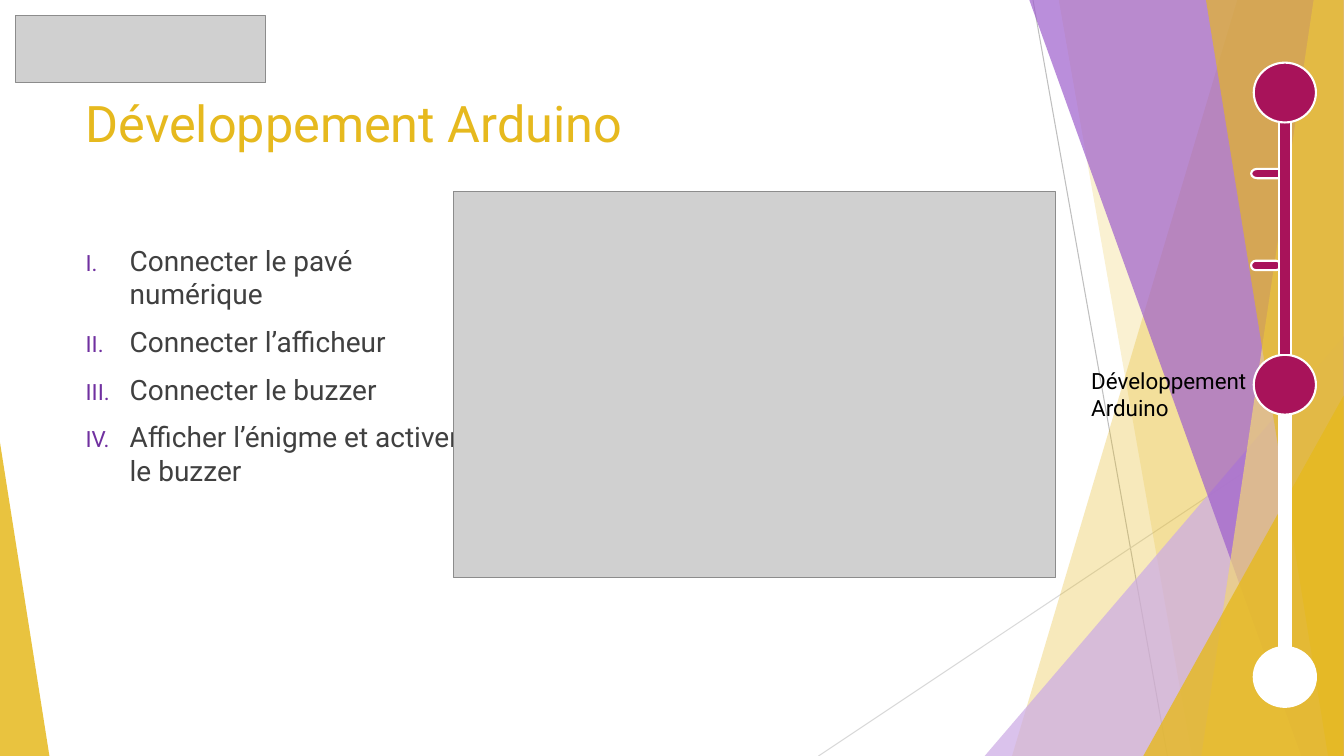
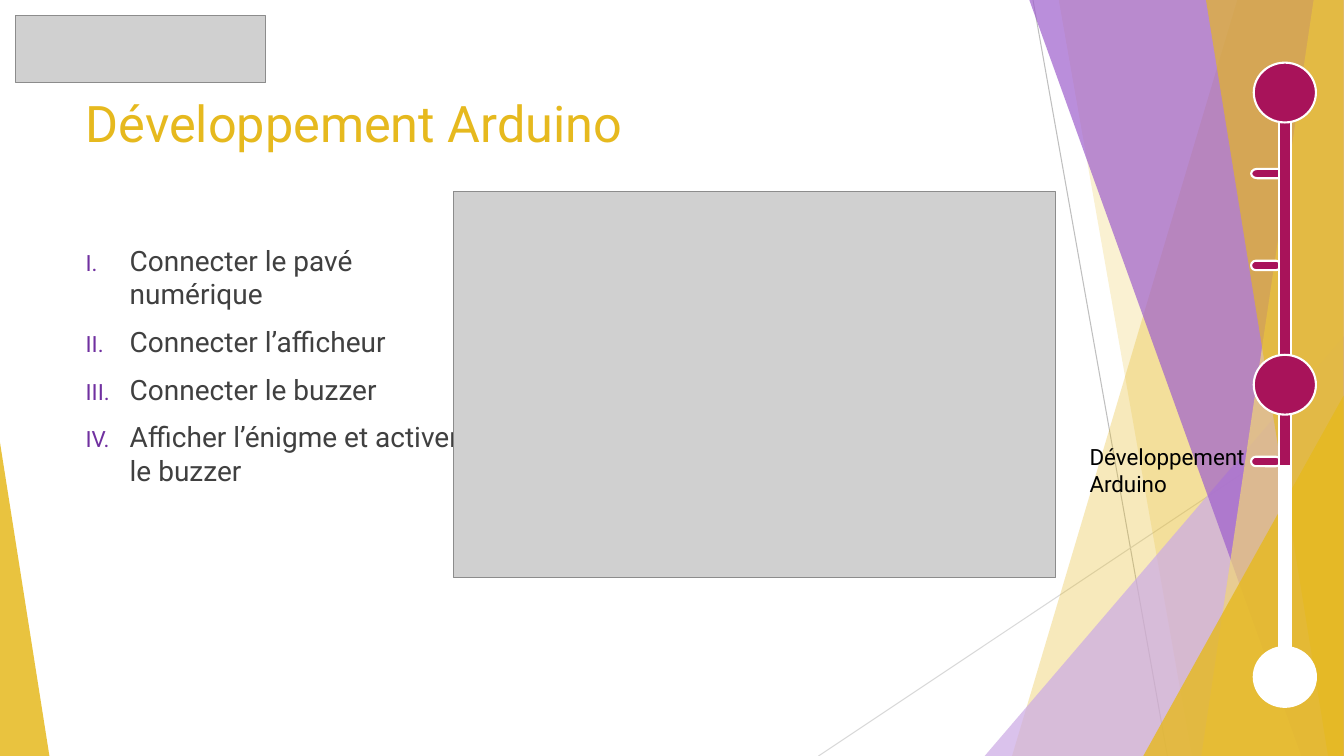
Before and after one commit to GuiguiMvn/Systeme-Escape-Game-Telethon, a slide deck: slide 6 of Cyril/Projet Théléton.pptx (slide 5 before the commit). Drawn at 1344x756 pixels with LibreOffice and Linux fonts; fonts in the diff are those of the drawing; grey boxes stand for pictures. Boxes give left, top, right and bottom in pixels: in the first picture for what was removed or moved away, otherwise in the second. Text is boxed around its words. In the diff, an @@ line names an element or a change of style, - is before the commit and + after.

```diff
--- a/Cyril/Projet Théléton.pptx
+++ b/Cyril/Projet Théléton.pptx
@@ rectangle: place and size @@
-rectangle at [1279, 107, 1291, 355]
+rectangle at [1279, 107, 1291, 466]
@@ text "Développement Arduino": place and size @@
-text "Développement Arduino" at [1091, 368, 1246, 422]
+text "Développement Arduino" at [1090, 444, 1245, 498]
@@ pill shape added at [1251, 457, 1280, 466], fill #A8135A, outline #FFFFFF 1.5 pt @@
```
Also in this commit, not shown: 4 other slides changed, 1 slide added, 3 other files.
